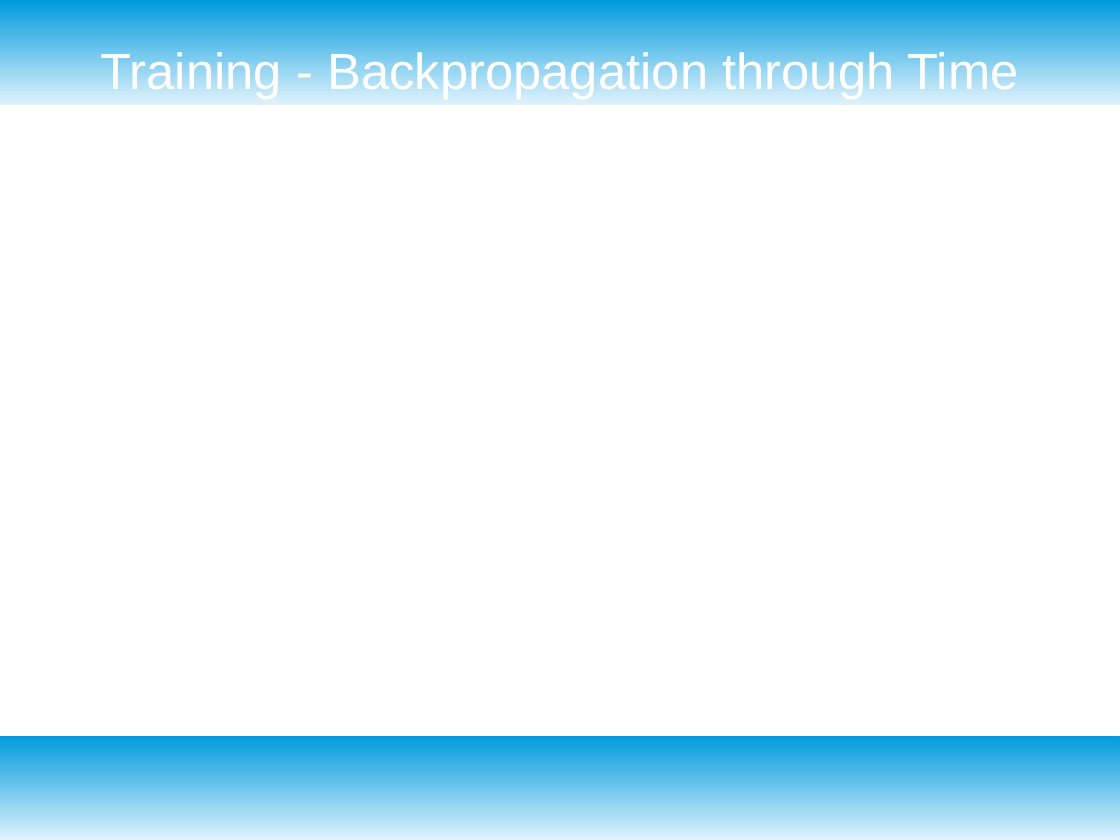
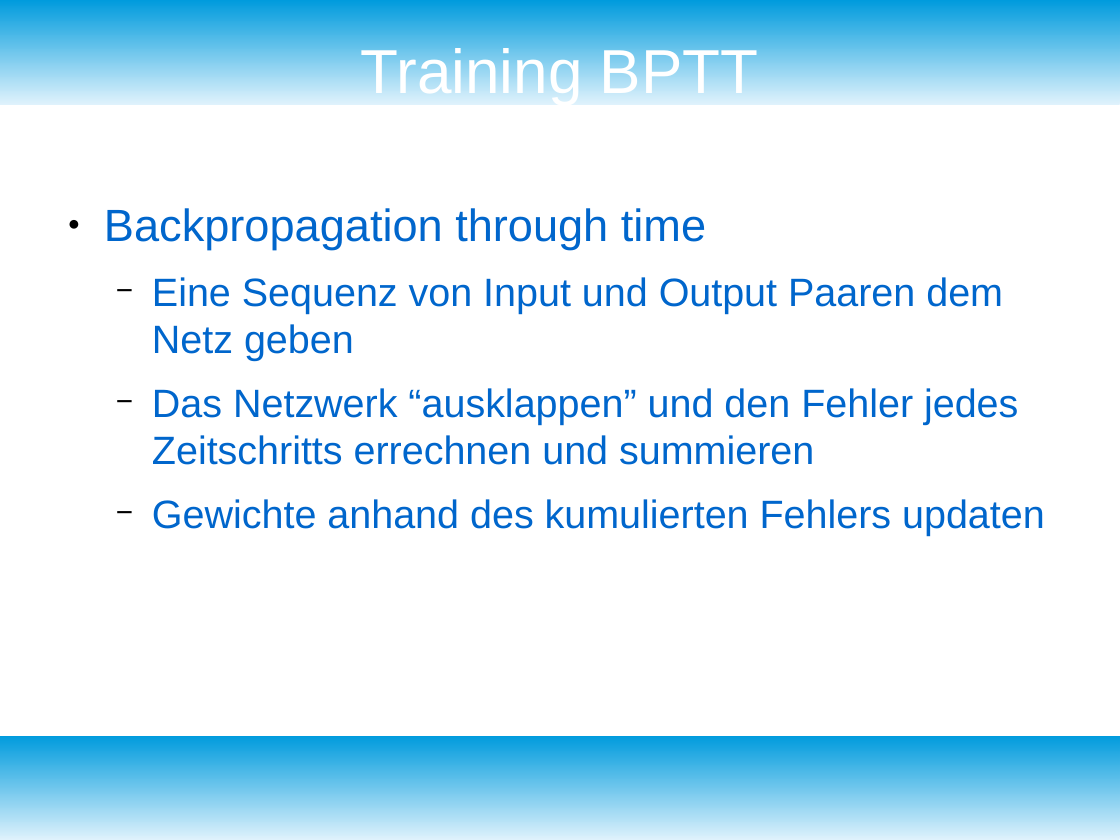
Before and after one commit to fnehmer/haw-is-assignment, a slide deck: slide 34 of Präsentation/is_praesentation.odp (slide 31 before the commit). Drawn at 1120x840 pixels with LibreOffice and Linux fonts; fonts in the diff are those of the drawing. Boxes give left, top, right and bottom in pixels: in the first picture for what was removed or moved away, otherwise in the second. Text is boxed around its words. In the diff, an @@ line names an element or a change of style, - is before the commit and + after.

```diff
--- a/Präsentation/is_praesentation.odp
+++ b/Präsentation/is_praesentation.odp
@@ title at [361, 44, 758, 105]: text changed; size 36 to 44 pt @@
-Training - Backpropagation through Time
+Training BPTT
@@ text added at [104, 208, 1045, 535], 28 pt, text #0066CC @@
+● Backpropagation through time
+  − Eine Sequenz von Input und Output Paaren dem Netz geben
+  − Das Netzwerk “ausklappen” und den Fehler jedes Zeitschritts errechnen und summieren
+  − Gewichte anhand des kumulierten Fehlers updaten
```
Also in this commit, not shown: 3 other slides changed, 6 slides added, 1 slide removed, 17 other files.
